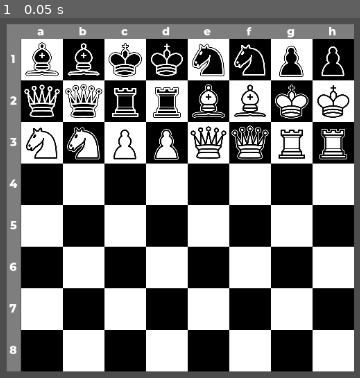
Above: before the commit, frame 1.
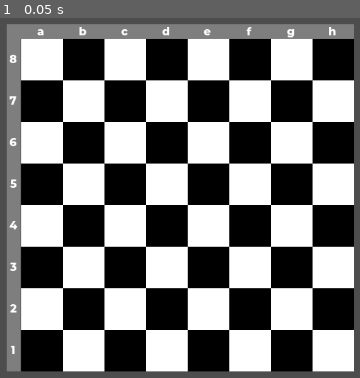
Above: after the commit, the same moment.

Repository: libardia/godot-dumb-chess
Game: Godot game, scene res://scenes/main.tscn
The game is run twice, just before and just after one commit, with the same random seed, the same clock (stepped at 60 frames per second) and the same inputs.
Inputs:
- Up to frame 1 (0.05 s): no input

The runs differ from the first frame. In frame 1, 8.9% of the frame differs, in the area x 2-98%, y 6-94%.

Commit message:
remove pieces from the board; they were only there for previewing

Diff:
--- a/obj/board/board.tscn
+++ b/obj/board/board.tscn
@@ -4,18 +4,6 @@
 [ext_resource type="StyleBox" uid="uid://cgdiiiy72ch4q" path="res://ui/ruler_style_box.tres" id="1_755m8"]
 [ext_resource type="Theme" uid="uid://bjt5v0dg3fquw" path="res://ui/general.tres" id="2_0qu5k"]
 [ext_resource type="PackedScene" uid="uid://dbgyy8ts881a4" path="res://obj/board/square_w.tscn" id="2_755m8"]
-[ext_resource type="PackedScene" uid="uid://bmxk4ij6sl16i" path="res://obj/pieces/piece_bb.tscn" id="5_uhixl"]
-[ext_resource type="PackedScene" uid="uid://dj4n6m1q6j5nv" path="res://obj/pieces/piece_bk.tscn" id="6_gv4w6"]
-[ext_resource type="PackedScene" uid="uid://byi34hy7uc2ia" path="res://obj/pieces/piece_wb.tscn" id="6_vtm0y"]
-[ext_resource type="PackedScene" uid="uid://crdkc6s3nttmm" path="res://obj/pieces/piece_bn.tscn" id="7_n4cxb"]
-[ext_resource type="PackedScene" uid="uid://clt0l22udswph" path="res://obj/pieces/piece_bp.tscn" id="8_6pu1o"]
-[ext_resource type="PackedScene" uid="uid://cxoblltukhwdw" path="res://obj/pieces/piece_wk.tscn" id="8_n4cxb"]
-[ext_resource type="PackedScene" uid="uid://ctmxdjhh73msb" path="res://obj/pieces/piece_bq.tscn" id="9_6pu1o"]
-[ext_resource type="PackedScene" uid="uid://bstgtng2vqt7" path="res://obj/pieces/piece_br.tscn" id="10_ft37j"]
-[ext_resource type="PackedScene" uid="uid://r5g107ajok7b" path="res://obj/pieces/piece_wn.tscn" id="13_uk6sh"]
-[ext_resource type="PackedScene" uid="uid://tnvtvh1iq4t4" path="res://obj/pieces/piece_wp.tscn" id="14_d6jok"]
-[ext_resource type="PackedScene" uid="uid://dx7ya53noxfvs" path="res://obj/pieces/piece_wq.tscn" id="15_lc2dw"]
-[ext_resource type="PackedScene" uid="uid://dyse4yfvs3wlv" path="res://obj/pieces/piece_wr.tscn" id="16_0rmvm"]
 
 [node name="Board" type="AspectRatioContainer" unique_id=1931794292]
 anchors_preset = 15
@@ -124,75 +112,75 @@
 theme_override_constants/separation = 0
 vertical = true
 
+[node name="8" type="Label" parent="GridContainer2/RulerSide/BoxContainer" unique_id=107685967]
+custom_minimum_size = Vector2(0, 32)
+layout_mode = 2
+size_flags_vertical = 6
+theme = ExtResource("2_0qu5k")
+text = "8"
+horizontal_alignment = 1
+vertical_alignment = 1
+
+[node name="7" type="Label" parent="GridContainer2/RulerSide/BoxContainer" unique_id=1877633270]
+custom_minimum_size = Vector2(0, 32)
+layout_mode = 2
+size_flags_vertical = 6
+theme = ExtResource("2_0qu5k")
+text = "7"
+horizontal_alignment = 1
+vertical_alignment = 1
+
+[node name="6" type="Label" parent="GridContainer2/RulerSide/BoxContainer" unique_id=1134517745]
+custom_minimum_size = Vector2(0, 32)
+layout_mode = 2
+size_flags_vertical = 6
+theme = ExtResource("2_0qu5k")
+text = "6"
+horizontal_alignment = 1
+vertical_alignment = 1
+
+[node name="5" type="Label" parent="GridContainer2/RulerSide/BoxContainer" unique_id=777937171]
+custom_minimum_size = Vector2(0, 32)
+layout_mode = 2
+size_flags_vertical = 6
+theme = ExtResource("2_0qu5k")
+text = "5"
+horizontal_alignment = 1
+vertical_alignment = 1
+
+[node name="4" type="Label" parent="GridContainer2/RulerSide/BoxContainer" unique_id=2085476861]
+custom_minimum_size = Vector2(0, 32)
+layout_mode = 2
+size_flags_vertical = 6
+theme = ExtResource("2_0qu5k")
+text = "4"
+horizontal_alignment = 1
+vertical_alignment = 1
+
+[node name="3" type="Label" parent="GridContainer2/RulerSide/BoxContainer" unique_id=352575733]
+custom_minimum_size = Vector2(0, 32)
+layout_mode = 2
+size_flags_vertical = 6
+theme = ExtResource("2_0qu5k")
+text = "3"
+horizontal_alignment = 1
+vertical_alignment = 1
+
+[node name="2" type="Label" parent="GridContainer2/RulerSide/BoxContainer" unique_id=1433800917]
+custom_minimum_size = Vector2(0, 32)
+layout_mode = 2
+size_flags_vertical = 6
+theme = ExtResource("2_0qu5k")
+text = "2"
+horizontal_alignment = 1
+vertical_alignment = 1
+
 [node name="1" type="Label" parent="GridContainer2/RulerSide/BoxContainer" unique_id=532262360]
 custom_minimum_size = Vector2(0, 32)
 layout_mode = 2
 size_flags_vertical = 6
 theme = ExtResource("2_0qu5k")
 text = "1"
-horizontal_alignment = 1
-vertical_alignment = 1
-
-[node name="2" type="Label" parent="GridContainer2/RulerSide/BoxContainer" unique_id=1433800917]
-custom_minimum_size = Vector2(0, 32)
-layout_mode = 2
-size_flags_vertical = 6
-theme = ExtResource("2_0qu5k")
-text = "2"
-horizontal_alignment = 1
-vertical_alignment = 1
-
-[node name="3" type="Label" parent="GridContainer2/RulerSide/BoxContainer" unique_id=352575733]
-custom_minimum_size = Vector2(0, 32)
-layout_mode = 2
-size_flags_vertical = 6
-theme = ExtResource("2_0qu5k")
-text = "3"
-horizontal_alignment = 1
-vertical_alignment = 1
-
-[node name="4" type="Label" parent="GridContainer2/RulerSide/BoxContainer" unique_id=2085476861]
-custom_minimum_size = Vector2(0, 32)
-layout_mode = 2
-size_flags_vertical = 6
-theme = ExtResource("2_0qu5k")
-text = "4"
-horizontal_alignment = 1
-vertical_alignment = 1
-
-[node name="5" type="Label" parent="GridContainer2/RulerSide/BoxContainer" unique_id=777937171]
-custom_minimum_size = Vector2(0, 32)
-layout_mode = 2
-size_flags_vertical = 6
-theme = ExtResource("2_0qu5k")
-text = "5"
-horizontal_alignment = 1
-vertical_alignment = 1
-
-[node name="6" type="Label" parent="GridContainer2/RulerSide/BoxContainer" unique_id=1134517745]
-custom_minimum_size = Vector2(0, 32)
-layout_mode = 2
-size_flags_vertical = 6
-theme = ExtResource("2_0qu5k")
-text = "6"
-horizontal_alignment = 1
-vertical_alignment = 1
-
-[node name="7" type="Label" parent="GridContainer2/RulerSide/BoxContainer" unique_id=1877633270]
-custom_minimum_size = Vector2(0, 32)
-layout_mode = 2
-size_flags_vertical = 6
-theme = ExtResource("2_0qu5k")
-text = "7"
-horizontal_alignment = 1
-vertical_alignment = 1
-
-[node name="8" type="Label" parent="GridContainer2/RulerSide/BoxContainer" unique_id=107685967]
-custom_minimum_size = Vector2(0, 32)
-layout_mode = 2
-size_flags_vertical = 6
-theme = ExtResource("2_0qu5k")
-text = "8"
 horizontal_alignment = 1
 vertical_alignment = 1
 
@@ -207,147 +195,75 @@
 [node name="A8" parent="GridContainer2/GridContainer" unique_id=1405912661 instance=ExtResource("2_755m8")]
 layout_mode = 2
 
-[node name="PieceBB" parent="GridContainer2/GridContainer/A8" unique_id=1394092176 instance=ExtResource("5_uhixl")]
-layout_mode = 2
-
 [node name="B8" parent="GridContainer2/GridContainer" unique_id=461821020 instance=ExtResource("1_7ytgk")]
 layout_mode = 2
 
-[node name="PieceBB2" parent="GridContainer2/GridContainer/B8" unique_id=791347592 instance=ExtResource("5_uhixl")]
-layout_mode = 2
-
 [node name="C8" parent="GridContainer2/GridContainer" unique_id=789753538 instance=ExtResource("2_755m8")]
 layout_mode = 2
 
-[node name="PieceBK" parent="GridContainer2/GridContainer/C8" unique_id=1254508628 instance=ExtResource("6_gv4w6")]
-layout_mode = 2
-
 [node name="D8" parent="GridContainer2/GridContainer" unique_id=1096168118 instance=ExtResource("1_7ytgk")]
 layout_mode = 2
 
-[node name="PieceBK2" parent="GridContainer2/GridContainer/D8" unique_id=468819632 instance=ExtResource("6_gv4w6")]
-layout_mode = 2
-
 [node name="E8" parent="GridContainer2/GridContainer" unique_id=915619704 instance=ExtResource("2_755m8")]
 layout_mode = 2
 
-[node name="PieceBN" parent="GridContainer2/GridContainer/E8" unique_id=1364864735 instance=ExtResource("7_n4cxb")]
-layout_mode = 2
-
 [node name="F8" parent="GridContainer2/GridContainer" unique_id=900187039 instance=ExtResource("1_7ytgk")]
 layout_mode = 2
 
-[node name="PieceBN2" parent="GridContainer2/GridContainer/F8" unique_id=1643636193 instance=ExtResource("7_n4cxb")]
-layout_mode = 2
-
 [node name="G8" parent="GridContainer2/GridContainer" unique_id=496198636 instance=ExtResource("2_755m8")]
 layout_mode = 2
 
-[node name="PieceBP" parent="GridContainer2/GridContainer/G8" unique_id=326199456 instance=ExtResource("8_6pu1o")]
-layout_mode = 2
-
 [node name="H8" parent="GridContainer2/GridContainer" unique_id=824381389 instance=ExtResource("1_7ytgk")]
 layout_mode = 2
 
-[node name="PieceBP2" parent="GridContainer2/GridContainer/H8" unique_id=1083957636 instance=ExtResource("8_6pu1o")]
-layout_mode = 2
-
 [node name="A7" parent="GridContainer2/GridContainer" unique_id=1838497568 instance=ExtResource("1_7ytgk")]
 layout_mode = 2
 
-[node name="PieceBQ" parent="GridContainer2/GridContainer/A7" unique_id=785795990 instance=ExtResource("9_6pu1o")]
-layout_mode = 2
-
 [node name="B7" parent="GridContainer2/GridContainer" unique_id=929485436 instance=ExtResource("2_755m8")]
 layout_mode = 2
 
-[node name="PieceBQ2" parent="GridContainer2/GridContainer/B7" unique_id=1301157578 instance=ExtResource("9_6pu1o")]
-layout_mode = 2
-
 [node name="C7" parent="GridContainer2/GridContainer" unique_id=663096739 instance=ExtResource("1_7ytgk")]
 layout_mode = 2
 
-[node name="PieceBR" parent="GridContainer2/GridContainer/C7" unique_id=1830769851 instance=ExtResource("10_ft37j")]
-layout_mode = 2
-
 [node name="D7" parent="GridContainer2/GridContainer" unique_id=531268853 instance=ExtResource("2_755m8")]
 layout_mode = 2
 
-[node name="PieceBR2" parent="GridContainer2/GridContainer/D7" unique_id=1824127236 instance=ExtResource("10_ft37j")]
-layout_mode = 2
-
 [node name="E7" parent="GridContainer2/GridContainer" unique_id=1569869428 instance=ExtResource("1_7ytgk")]
 layout_mode = 2
 
-[node name="PieceWB" parent="GridContainer2/GridContainer/E7" unique_id=158823963 instance=ExtResource("6_vtm0y")]
-layout_mode = 2
-
 [node name="F7" parent="GridContainer2/GridContainer" unique_id=70261808 instance=ExtResource("2_755m8")]
 layout_mode = 2
 
-[node name="PieceWB2" parent="GridContainer2/GridContainer/F7" unique_id=630983579 instance=ExtResource("6_vtm0y")]
-layout_mode = 2
-
 [node name="G7" parent="GridContainer2/GridContainer" unique_id=1603269864 instance=ExtResource("1_7ytgk")]
 layout_mode = 2
 
-[node name="PieceWK" parent="GridContainer2/GridContainer/G7" unique_id=665473906 instance=ExtResource("8_n4cxb")]
-layout_mode = 2
-
 [node name="H7" parent="GridContainer2/GridContainer" unique_id=30677024 instance=ExtResource("2_755m8")]
 layout_mode = 2
 
-[node name="PieceWK2" parent="GridContainer2/GridContainer/H7" unique_id=1009152996 instance=ExtResource("8_n4cxb")]
-layout_mode = 2
-
 [node name="A6" parent="GridContainer2/GridContainer" unique_id=14500898 instance=ExtResource("2_755m8")]
 layout_mode = 2
 
-[node name="PieceWN" parent="GridContainer2/GridContainer/A6" unique_id=631442524 instance=ExtResource("13_uk6sh")]
-layout_mode = 2
-
 [node name="B6" parent="GridContainer2/GridContainer" unique_id=1921270982 instance=ExtResource("1_7ytgk")]
 layout_mode = 2
 
-[node name="PieceWN2" parent="GridContainer2/GridContainer/B6" unique_id=498858844 instance=ExtResource("13_uk6sh")]
-layout_mode = 2
-
 [node name="C6" parent="GridContainer2/GridContainer" unique_id=1197448396 instance=ExtResource("2_755m8")]
 layout_mode = 2
 
-[node name="PieceWP" parent="GridContainer2/GridContainer/C6" unique_id=1862544314 instance=ExtResource("14_d6jok")]
-layout_mode = 2
-
 [node name="D6" parent="GridContainer2/GridContainer" unique_id=1389537030 instance=ExtResource("1_7ytgk")]
 layout_mode = 2
 
-[node name="PieceWP2" parent="GridContainer2/GridContainer/D6" unique_id=1200522590 instance=ExtResource("14_d6jok")]
-layout_mode = 2
-
 [node name="E6" parent="GridContainer2/GridContainer" unique_id=1371506264 instance=ExtResource("2_755m8")]
 layout_mode = 2
 
-[node name="PieceWQ" parent="GridContainer2/GridContainer/E6" unique_id=1541686628 instance=ExtResource("15_lc2dw")]
-layout_mode = 2
-
 [node name="F6" parent="GridContainer2/GridContainer" unique_id=94785672 instance=ExtResource("1_7ytgk")]
 layout_mode = 2
 
-[node name="PieceWQ2" parent="GridContainer2/GridContainer/F6" unique_id=19346124 instance=ExtResource("15_lc2dw")]
-layout_mode = 2
-
 [node name="G6" parent="GridContainer2/GridContainer" unique_id=802837461 instance=ExtResource("2_755m8")]
 layout_mode = 2
 
-[node name="PieceWR" parent="GridContainer2/GridContainer/G6" unique_id=277663885 instance=ExtResource("16_0rmvm")]
-layout_mode = 2
-
 [node name="H6" parent="GridContainer2/GridContainer" unique_id=670998556 instance=ExtResource("1_7ytgk")]
 layout_mode = 2
 
-[node name="PieceWR2" parent="GridContainer2/GridContainer/H6" unique_id=540373941 instance=ExtResource("16_0rmvm")]
-layout_mode = 2
-
 [node name="A5" parent="GridContainer2/GridContainer" unique_id=761727507 instance=ExtResource("1_7ytgk")]
 layout_mode = 2
 
